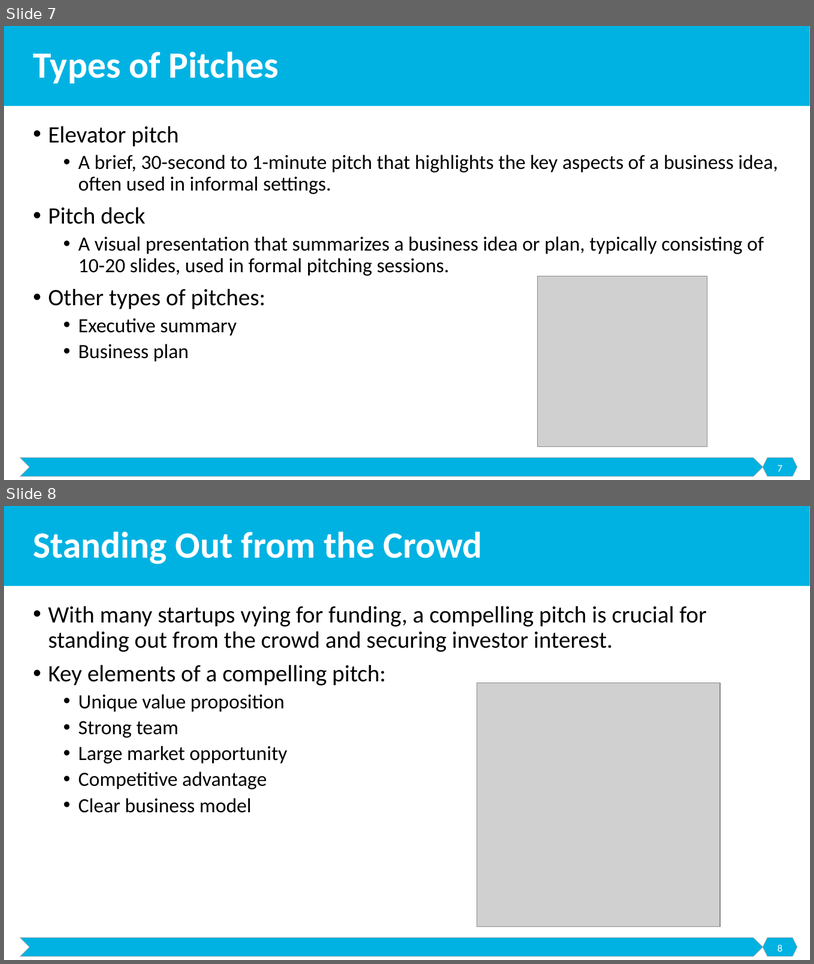
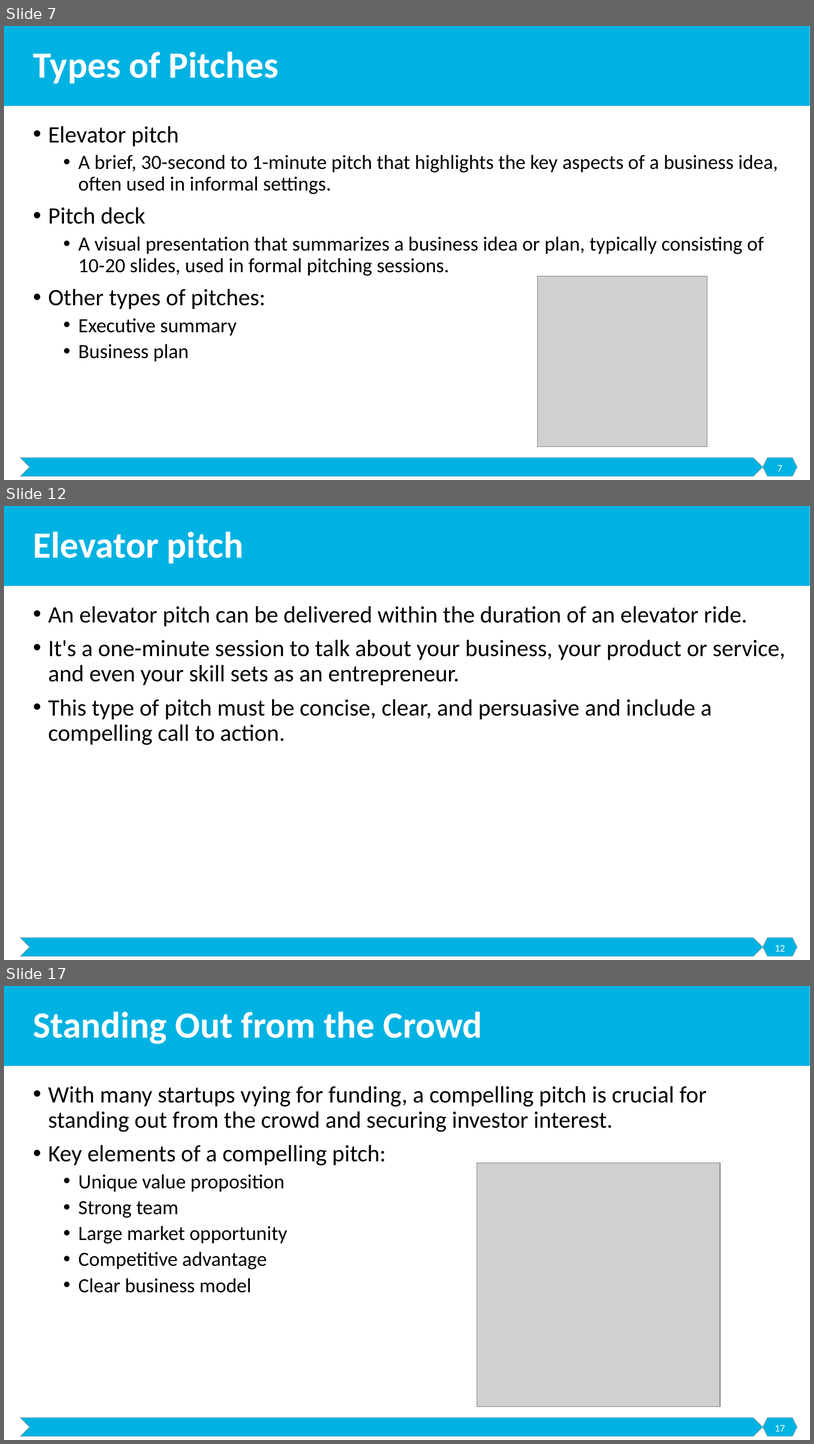
Before and after one commit to malenezi/malenezi, a slide deck: SE495/Lectures/5-Securing Funding/Securing Funding.pptx. Shown one above the other, each under a label of ours: slides 7 and 8 before the commit, slides 7, 12 and 17 after it; the slides between them are not shown. The pictures are 814x964 and 814x1444 pixels, drawn with LibreOffice and Linux fonts; fonts in the diff are those of the drawing; grey boxes stand for pictures. Boxes give left, top, right and bottom in pixels: in the first picture for what was removed or moved away, otherwise in the second. Text is boxed around its words. In the diff, an @@ line names an element or a change of style, - is before the commit and + after.

```diff
--- a/SE495/Lectures/5-Securing Funding/Securing Funding.pptx
+++ b/SE495/Lectures/5-Securing Funding/Securing Funding.pptx
@@ slide 12 added at [4,506,810,960], background #FFFFFF; not listed: 3 template elements that a slide beside it also shows @@
@@ title added at [33,531,243,564], 44 pt, text #FFFFFF, bold @@
+Elevator pitch
@@ text added at [48,606,786,745], 28 pt, text #000000 @@
+• An elevator pitch can be delivered within the duration of an elevator ride.
+• It's a one-minute session to talk about your business, your product or service, and even your skill sets as an entrepreneur.
+• This type of pitch must be concise, clear, and persuasive and include a compelling call to action.
@@ page number added at [775,945,785,951], 12 pt, text #FFFFFF @@
+12
@@ what was slide 8 is now slide 17 @@
@@ page number at [775,1425,785,1431]: text changed @@
-8
+17
```
Also in this commit, not shown: 2 slides changed, 19 other slides added, 1 other file.
